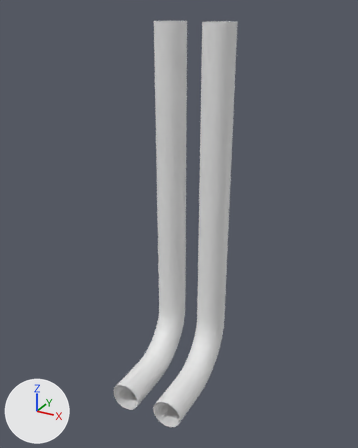
A saved change to the OBJ model src/main/resources/assets/electricity/models/dc_string_cable/dc_string_cable_climb.obj.
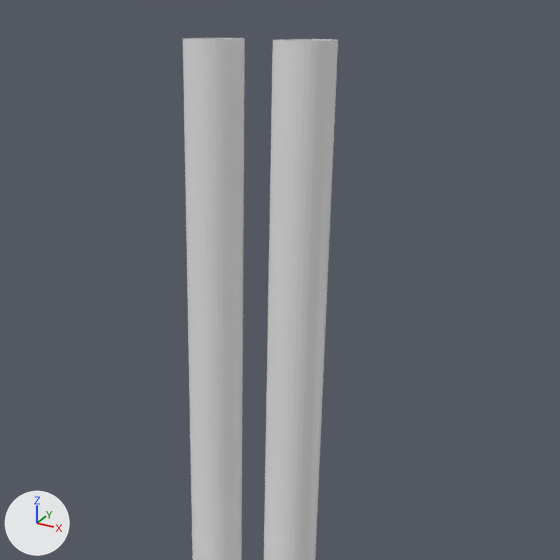
There are two pictures of each version: one whole from a 50 mm lens placed at (1.08, -1.202, 1.033), pointed at (0.506, -0.16, 0.512), one close up on the part from 15% to 100% of the width and 0% to 68% of the height. Every picture has the same lights, and +X, +Y and +Z are marked at lower left. The last two pictures show the newer version. The close-ups show mesh edges as thin lines. Where no turn or scale is listed for an object, it has been applied to the vertices.

The older version as bpy lines, for what is in view:
```python
me_cable = bpy.data.meshes.new('cable')
me_cable.from_pydata(...)  # 704 vertices, 640 faces; spans x 0.394..0.606, y -0.338..-0.031, z 0.0..1.0
me_cable.materials.append(mat_core)  # its picture is missing
ob_cable = bpy.data.objects.new('cable', me_cable)
ob_cable.location = (0.0, 0.0, 0.0)
```
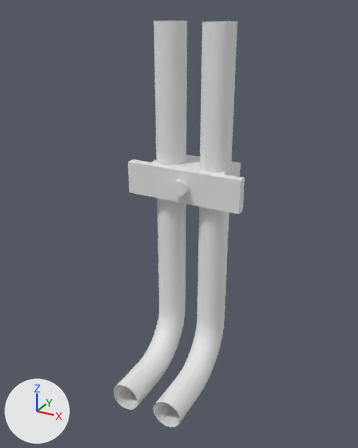
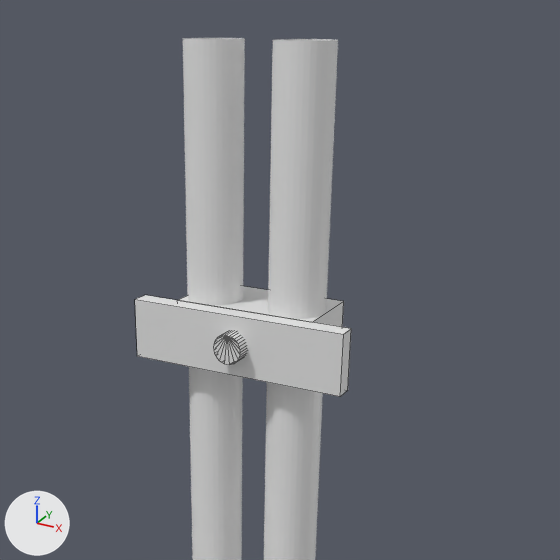
What the commit changed:
Material 'cleat' (mat_cleat) is new.
Its base color is (0.8, 0.8, 0.8) (white #e7e7e7).
Mesh me_cleat is new.
It has 80 vertices, 59 faces and spans x 0.338..0.662, y -0.156..0.0, z 0.562..0.65.
It uses material mat_cleat (its picture is missing).
Object 'cleat' (ob_cleat) is new; it shows me_cleat.
Its location is (0.0, 0.0, 0.0).

Boxes (x1, y1, x2, y2) around the edits, measured in the close-ups (560 x 560 px):
'cleat', added
    after: (135, 286, 351, 397)
